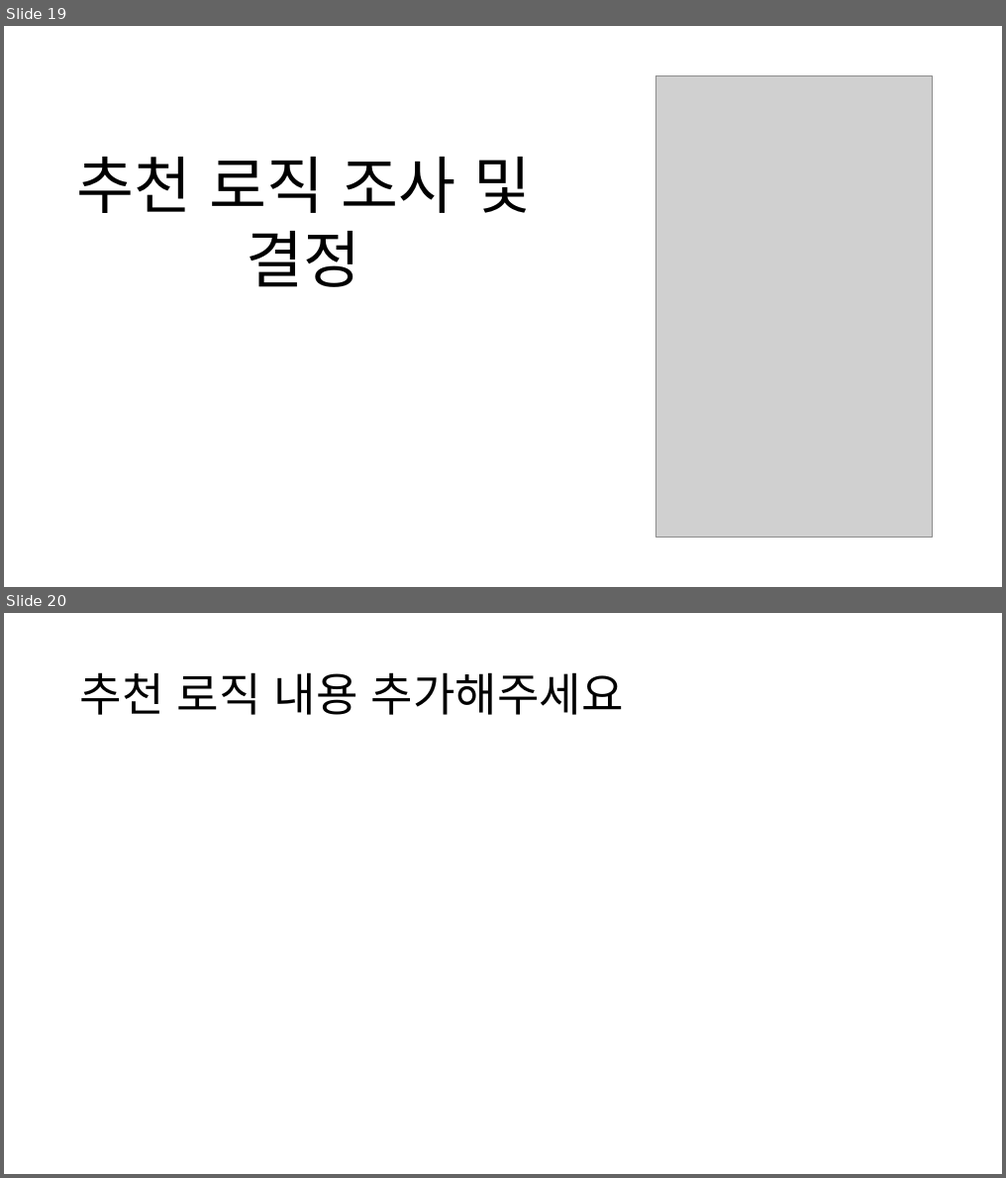
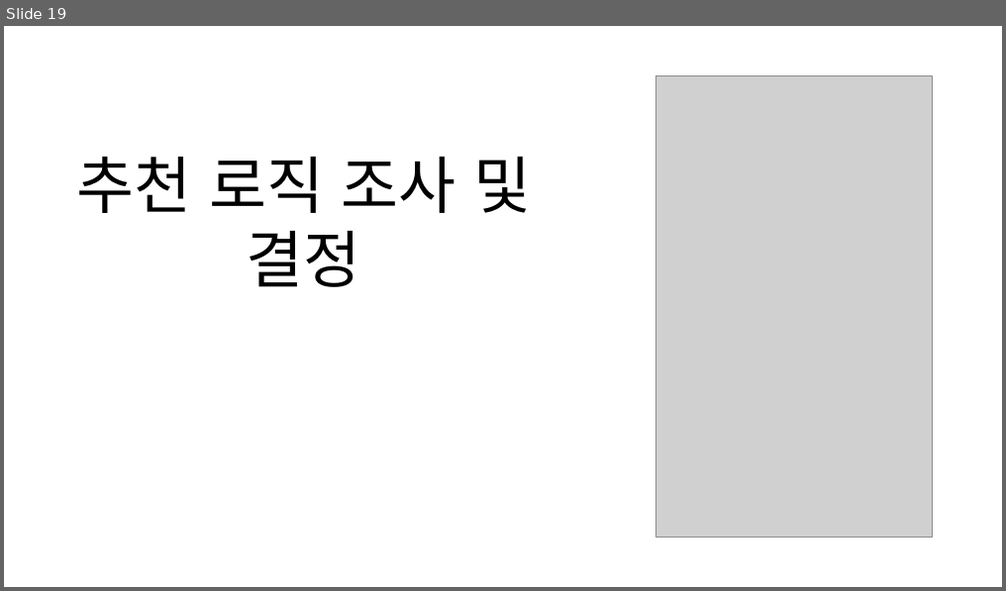
Before and after one commit to majung2/pumasi, a slide deck: 5조_SAD1.0.pptx. Shown one above the other, each under a label of ours: slides 19 and 20 before the commit, slide 19 after it. The pictures are 1006x1178 and 1006x591 pixels, drawn with LibreOffice and Linux fonts; fonts in the diff are those of the drawing; grey boxes stand for pictures. Boxes give left, top, right and bottom in pixels: in the first picture for what was removed or moved away, otherwise in the second. Text is boxed around its words. In the diff, an @@ line names an element or a change of style, - is before the commit and + after.

```diff
--- a/5조_SAD1.0.pptx
+++ b/5조_SAD1.0.pptx
@@ slide 20 removed at [4, 613, 1002, 1174], background #FFFFFF @@
@@ title removed at [80, 672, 624, 715] @@
-추천 로직 내용 추가해주세요
```
Also in this commit, not shown: 10 slides changed, 5 slides added, 2 other slides removed.
